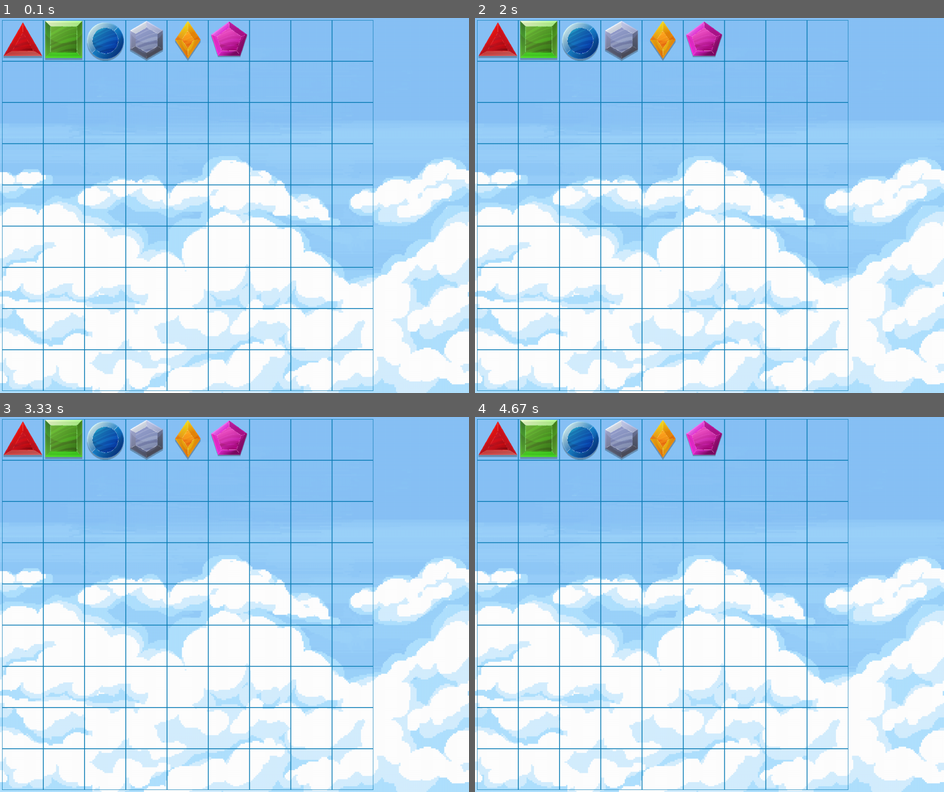
Above: before the commit, frames 1-4 (two rows, left to right).
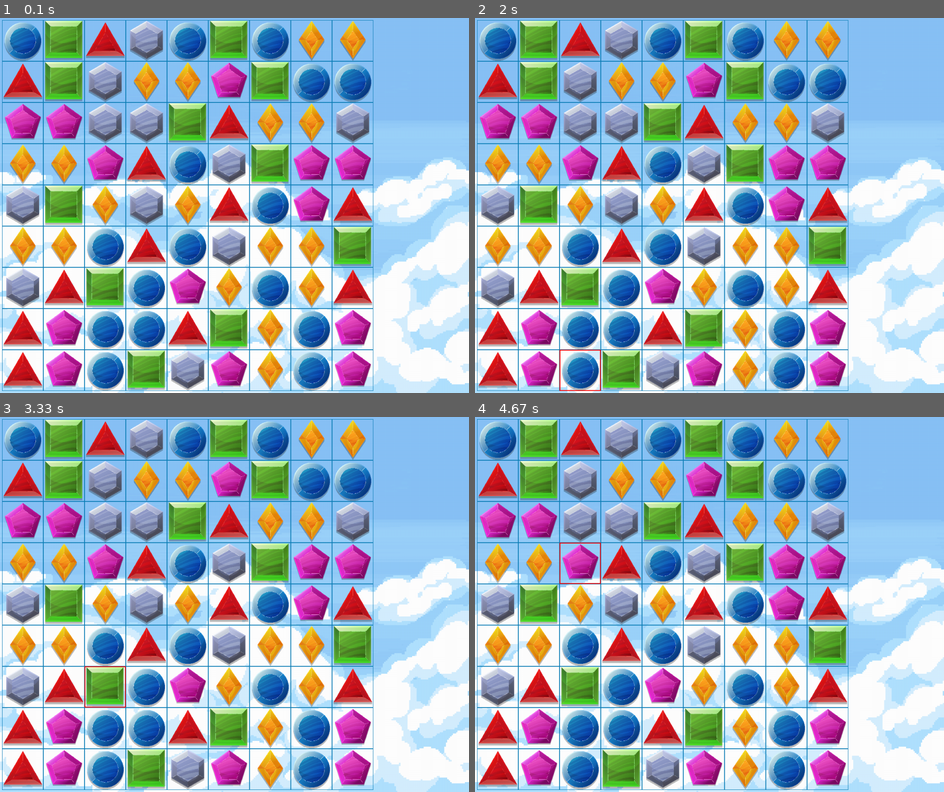
Above: after the commit, the same moments.

Repository: ArturKL/PyGameProject
Game: pygame game, started from main.py
Two runs of this game, one before a commit and one after it. Both use one fixed random seed, a clock stepped at 60 frames per second and the inputs below.
Inputs (mouse positions are in pixels of both pictures, inside the frame that each line leads up to):
- Up to frame 1 (0.1 s): no input
- Up to frame 2 (2 s): press the mouse at (662, 164) at 0.37 s; move the mouse to (611, 156) at 0.47 s; release the mouse at (564, 149) at 0.6 s; press the mouse at (620, 288) at 0.7 s; move the mouse to (587, 201) at 0.8 s; release the mouse at (550, 115) at 0.93 s; press the mouse at (540, 370) at 1.03 s; move the mouse to (714, 359) at 1.13 s; release the mouse at (887, 348) at 1.27 s; press the mouse at (498, 81) at 1.37 s; move the mouse to (550, 205) at 1.47 s; release the mouse at (606, 325) at 1.6 s; press the mouse at (578, 370) at 1.7 s; move the mouse to (578, 318) at 1.8 s; release the mouse at (578, 265) at 1.93 s
- Up to frame 3 (3.33 s): press the mouse at (103, 728) at 2.03 s; move the mouse to (257, 593) at 2.13 s; release the mouse at (408, 462) at 2.27 s; press the mouse at (65, 439) at 2.37 s; move the mouse to (136, 450) at 2.47 s; release the mouse at (211, 465) at 2.6 s; press the mouse at (187, 480) at 2.7 s; move the mouse to (272, 492) at 2.8 s; release the mouse at (351, 499) at 2.93 s; press the mouse at (103, 687) at 3.03 s; move the mouse to (187, 634) at 3.13 s; release the mouse at (272, 582) at 3.27 s
- Up to frame 4 (4.67 s): press the mouse at (498, 604) at 3.37 s; move the mouse to (554, 612) at 3.47 s; release the mouse at (611, 619) at 3.6 s; press the mouse at (578, 645) at 3.7 s; move the mouse to (657, 570) at 3.8 s; release the mouse at (732, 499) at 3.93 s; press the mouse at (578, 480) at 4.03 s; move the mouse to (559, 563) at 4.13 s; release the mouse at (535, 642) at 4.27 s; press the mouse at (578, 563) at 4.37 s; move the mouse to (568, 578) at 4.47 s; release the mouse at (559, 597) at 4.6 s

The runs differ from the first frame. In frame 1, 42% of the frame differs, in the area x 0-80%, y 0-100%; in frame 2, 42%; in frame 3, 42%; in frame 4, 42%.

Commit message:
Crystal switch

Diff:
--- a/main.py
+++ b/main.py
@@ -1,18 +1,62 @@
 import pygame
 import random
 import os
+import time
 pygame.init()
 SIZE = WIDTH, HEIGHT = 1137, 910
 screen = pygame.display.set_mode(SIZE)
 CELL_SIZE = 100
 WHITE = pygame.Color('white')
 BOARD_COLOR = (13, 127, 184)
+RED = pygame.Color('red')
+FPS = 60
+CLOCK = pygame.time.Clock()
+MOVESPEED = 4
 
 
 def load_image(name):
-    fullname = os.path.join('data', name)
+    fullname = os.path.join('A:\Python\PyGameProject\data', name)
     image = pygame.image.load(fullname).convert_alpha()
     return image
+
+
+class Cursor(pygame.sprite.Sprite):
+    def __init__(self, crystals):
+        super().__init__(all_sprites)
+        self.crystals = crystals
+        self.select_first = None
+        self.select_second = None
+        self.image = pygame.Surface((CELL_SIZE, CELL_SIZE))
+        self.rect = pygame.Rect(pygame.mouse.get_pos(), (1, 1))
+
+    def update(self, *args):
+        self.rect = pygame.Rect(pygame.mouse.get_pos(), (1, 1))
+
+    def on_click(self, pos):
+        board.get_click(pos)
+        if not self.select_first:
+            for i in pygame.sprite.spritecollide(self, c_sprites, False):
+                self.select_first = i
+        else:
+            if board.switchable:
+                for i in pygame.sprite.spritecollide(self, c_sprites, False):
+                    self.select_second = i
+                self.swithc(self.select_first, self.select_second, pos)
+            else:
+                self.select_first = self.select_second = None
+                board.select_first = board.select_second = None
+
+    def swithc(self, first, second, pos):
+        cell_1 = board.get_cell(pos)
+        cell_2 = board.get_cell((self.select_first.rect.left + 5, self.select_first.rect.top + 5))
+        target1 = [cell_1[0] * CELL_SIZE + 5, cell_1[1] * CELL_SIZE + 5]
+        target2 = [cell_2[0] * CELL_SIZE + 5, cell_2[1] * CELL_SIZE + 5]
+        self.select_first.target = target1
+        self.select_second.target = target2
+        if board.get_result():
+            self.select_first.target = target2
+            self.select_second.target = target1
+        self.select_first = self.select_second = None
 
 
 class Board:
@@ -23,16 +67,21 @@
         for i in range(width):
             for _ in range(height):
                 self.board[i].append(random.choice([0, 1]))
-        self.left = 10
-        self.top = 10
-        self.cell_size = 30
-        self.turn = 1
-        Crystal(1, (0, 0))
-        Crystal(2, (1, 0))
-        Crystal(3, (2, 0))
-        Crystal(4, (3, 0))
-        Crystal(5, (4, 0))
-        Crystal(6, (5, 0))
+        self.left = 5
+        self.top = 5
+        self.cell_size = CELL_SIZE
+        self.fill_board()
+        while self.find_three_in_row():
+            self.fill_board()
+        for x in range(self.width):
+            for y in range(self.height):
+                c_type = self.board[x][y]
+                Crystal(c_type, (x, y))
+        self.select_first = None
+        self.select_second = None
+        self.direction = None
+        self.switchable = False
+        self.undo = None
 
     def set_view(self, left, top, cell_size):
         self.left = left
@@ -48,7 +97,10 @@
                     if x <= check[0] <= x + self.cell_size and y <= check[1] <= y + self.cell_size:
                         return i, j
                 rect = pygame.Rect(x, y, self.cell_size, self.cell_size)
-                pygame.draw.rect(screen, BOARD_COLOR, rect, 1)
+                if self.select_first == (i, j) or self.select_second == (i, j):
+                    pygame.draw.rect(screen, RED, rect, 2)
+                else:
+                    pygame.draw.rect(screen, BOARD_COLOR, rect, 1)
 
     def get_click(self, pos):
         cell = self.get_cell(pos)
@@ -59,7 +111,66 @@
         return self.render(check=pos)
 
     def on_click(self, cell):
-        pass
+        if not self.select_first:
+            self.select_first = cell
+        elif self.select_first and cell != self.select_first:
+            self.select_second = cell
+            self.switch_c()
+
+    def fill_board(self):
+        for x in range(self.width):
+            for y in range(self.height):
+                c_type = random.randint(1, 6)
+                self.board[x][y] = c_type
+
+    def find_three_in_row(self):
+        c_delete = []
+        for x in range(self.width):
+            for y in range(self.height):
+                try:
+                    if self.board[x][y] == self.board[x][y + 1] == self.board[x][y + 2] and [x, y] not in c_delete:
+                        i = 3
+                        try:
+                            while self.board[x][y + i] == self.board[x][y]:
+                                i += 1
+                        except IndexError:
+                            pass
+                        for k in range(i):
+                            c_delete.append([x, y + k])
+
+                    if self.board[x][y] == self.board[x + 1][y] == self.board[x + 2][y] and [x, y] not in c_delete:
+                        i = 3
+                        try:
+                            while self.board[x + i][y] == self.board[x][y]:
+                                i += 1
+                        except IndexError:
+                            pass
+                        for k in range(i):
+                            c_delete.append([x + k, y])
+                except IndexError:
+                    pass
+        return c_delete
+
+    def switch_c(self):
+        x1, y1 = self.select_first
+        x2, y2 = self.select_second
+        for i in range(-1, 2):
+            for j in range(-1, 2):
+                if (x1 + i, y1 + j) == self.select_second and (i == 0 or j == 0):
+                    self.switchable = True
+        if self.switchable:
+            self.board[x1][y1], self.board[x2][y2] = self.board[x2][y2], self.board[x1][y1]
+
+    def get_result(self):
+        x1, y1 = self.select_first
+        x2, y2 = self.select_second
+        if self.find_three_in_row():
+            self.undo = False
+        else:
+            self.board[x1][y1], self.board[x2][y2] = self.board[x2][y2], self.board[x1][y1]
+            self.undo = True
+        self.select_first = self.select_second = self.switchable = None
+        return self.undo
 
 
 c_images = {1: load_image('1.png'),
@@ -70,11 +181,12 @@
             6: load_image('6.png')}
 c_sprites = pygame.sprite.Group()
 all_sprites = pygame.sprite.Group()
+background = pygame.sprite.GroupSingle()
 
 
 class BackGround(pygame.sprite.Sprite):
     def __init__(self):
-        super().__init__(all_sprites)
+        super().__init__(background)
         self.image = load_image('background.png')
         self.image = pygame.transform.scale(self.image, SIZE)
         self.rect = self.image.get_rect()
@@ -83,22 +195,39 @@
 class Crystal(pygame.sprite.Sprite):
     def __init__(self, c_type, pos):
         super().__init__(c_sprites)
+        self.pos = pos
         self.image = c_images[c_type]
         self.image = pygame.transform.scale(self.image, (CELL_SIZE, CELL_SIZE))
         self.rect = self.image.get_rect().move(pos[0] * CELL_SIZE + 5, pos[1] * CELL_SIZE + 5)
+        self.target = None
+
+    def update(self):
+        if self.target:
+            if self.rect.x < self.target[0]:
+                self.rect.move_ip(MOVESPEED, 0)
+            elif self.rect.x > self.target[0]:
+                self.rect.move_ip(-MOVESPEED, 0)
+            elif self.rect.y < self.target[1]:
+                self.rect.move_ip(0, MOVESPEED)
+            elif self.rect.y > self.target[1]:
+                self.rect.move_ip(0, -MOVESPEED)
 
 
 board = Board(9, 9)
-board.set_view(5, 5, CELL_SIZE)
 running = True
 BackGround()
+cursor = Cursor(Crystal)
 while running:
     for event in pygame.event.get():
         if event.type == pygame.QUIT:
             running = False
-        if event.type == pygame.MOUSEBUTTONUP:
-            board.get_click(event.pos)
-    all_sprites.draw(screen)
+        if event.type == pygame.MOUSEBUTTONDOWN:
+            if event.button == 1:
+                cursor.on_click(event.pos)
+    c_sprites.update()
+    all_sprites.update()
+    background.draw(screen)
     board.render()
     c_sprites.draw(screen)
     pygame.display.flip()
+    CLOCK.tick(FPS)
